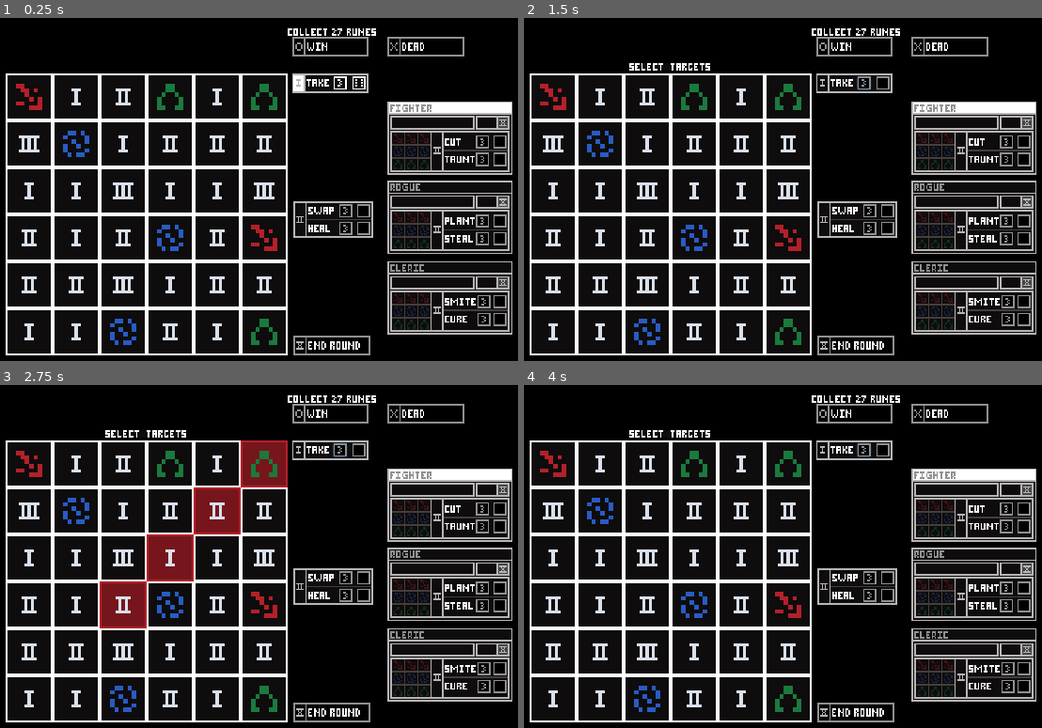
Above: before the commit, frames 1-4 (two rows, left to right).
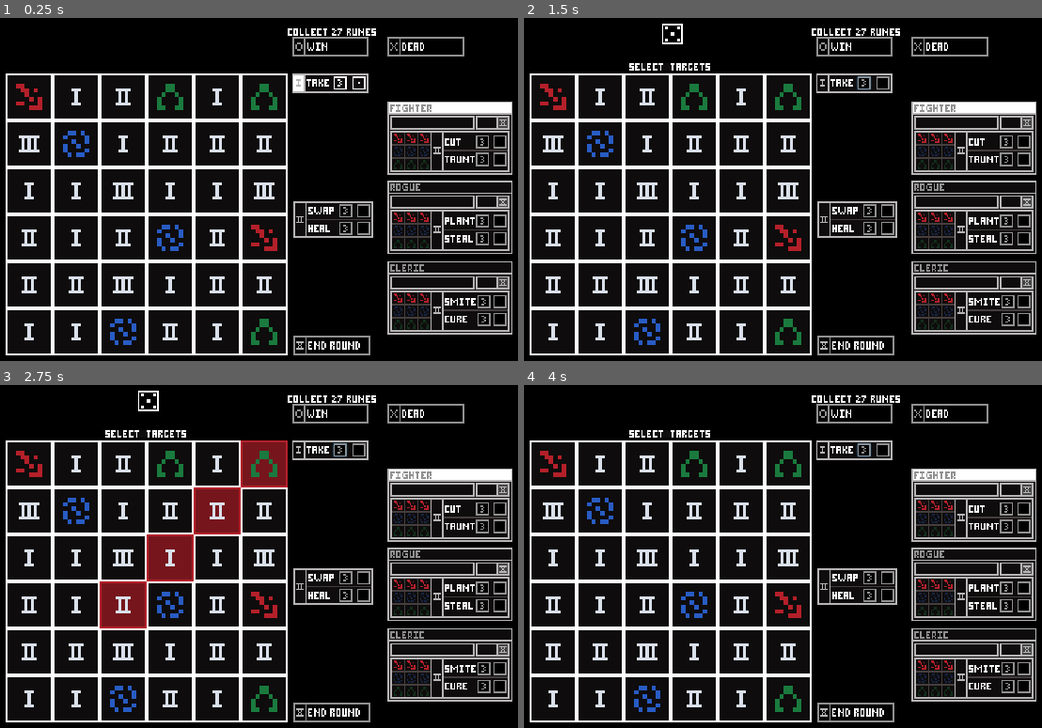
Above: after the commit, the same moments.

Repository: Lasenist/BonesWillRoll
Game: Godot game, scene res://level/play_scene.tscn
The game is run twice, just before and just after one commit, with the same random seed, the same clock (stepped at 60 frames per second) and the same inputs.
Inputs (mouse positions are in pixels of both pictures, inside the frame that each line leads up to):
- Up to frame 1 (0.25 s): no input
- Up to frame 2 (1.5 s): click (881, 83) at 0.5 s; click (865, 83) at 1.27 s
- Up to frame 3 (2.75 s): tap Enter at 2 s; move the mouse to (145, 580) at 2.02 s; hold E (rotate_selection_right) from 2.03 s (still down); click (145, 580) at 2.17 s
- Up to frame 4 (4 s): tap Space at 2.75 s; move the mouse to (622, 604) at 2.77 s; release E (rotate_selection_right) at 2.78 s; hold Q (rotate_selection_left) 2.78-3.53 s; tap Enter at 3.5 s; move the mouse to (850, 484) at 3.52 s; hold E (rotate_selection_right) from 3.53 s (still down)

The runs differ from the first frame. In frame 1, 0.2% of the frame differs, in the area x 68-83%, y 17-84%; in frame 2, 0.3%, in the area x 26-83%, y 1-84%; in frame 3, 0.3%; in frame 4, 0.2%.

Commit message:
improve dice rolling

Diff:
--- a/UI/adventurer/adventurer.gd
+++ b/UI/adventurer/adventurer.gd
@@ -33,7 +33,7 @@
 var is_dead = true
 var is_injured = true
 
-var red_rune_count = 0
+var red_rune_count = 3
 var blue_rune_count = 0
 var green_rune_count = 0
 
--- a/UI/dice/dice_button.gd
+++ b/UI/dice/dice_button.gd
@@ -5,6 +5,7 @@
 
 signal dice_rolled
 
+signal show_dice_roll_result
 
 # Declare member variables here. Examples:
 # var a = 2
@@ -25,19 +26,23 @@
 func _process(delta):
 	dice.visible = !self.disabled
 
-	if is_waiting_to_show_result && animated_sprite.frame == result - 1:
-		animated_sprite.stop()
-		is_waiting_to_show_result = false
-		yield(get_tree().create_timer(1),"timeout")
-		emit_signal("dice_rolled", result)
-		animated_sprite.play()
-		disabled = true
-		result = null
-		pass
+#	if is_waiting_to_show_result && animated_sprite.frame == result - 1:
+#		animated_sprite.stop()
+#		is_waiting_to_show_result = false
+#		yield(get_tree().create_timer(1),"timeout")
+#		emit_signal("dice_rolled", result)
+#		animated_sprite.play()
+#		disabled = true
+#		result = null
+#		pass
 
 
 func _on_dice_button_pressed():
 	if !is_waiting_to_show_result :
-		is_waiting_to_show_result = true
+
 		result = RNGTools.randi_range(1, 6)
+		emit_signal("dice_rolled", result)
+		emit_signal("show_dice_roll_result", result)
+		disabled = true
+		result = null
 	pass # Replace with function body.
--- a/UI/dice/dice_button.tscn
+++ b/UI/dice/dice_button.tscn
@@ -7,7 +7,7 @@
 [sub_resource type="DynamicFont" id=3]
 size = 1
 
-[node name="dice_button" type="Button"]
+[node name="dice_button" type="Button" groups=["dice_button"]]
 margin_right = 9.0
 margin_bottom = 9.0
 theme = ExtResource( 2 )
@@ -22,7 +22,7 @@
 [node name="dice" parent="." instance=ExtResource( 1 )]
 
 [node name="AnimatedSprite" parent="dice" index="0"]
-frame = 4
+frame = 5
 
 [connection signal="pressed" from="." to="." method="_on_dice_button_pressed"]
 
--- a/level/play_scene.gd
+++ b/level/play_scene.gd
@@ -204,10 +204,14 @@
 
 # SWAP DICE
 func _on_abilities_action_box_swap_dice_pressed(result : int):
-	current_selection_wait = SelectionWait.SWAP
-	field.selected_amount_to_reach = result
-	field.is_multi_select_allowed = true
-	current_state = GameState.END_ROUND_TWO
+	if result != 1 :
+		current_selection_wait = SelectionWait.SWAP
+		field.selected_amount_to_reach = result
+		field.is_multi_select_allowed = true
+		current_state = GameState.END_ROUND_TWO
+		return
+	current_state = GameState.END_ROUND
+	return
 
 func _on_field_post_swap_made():
 	current_state = GameState.END_ROUND
--- a/level/play_scene.tscn
+++ b/level/play_scene.tscn
@@ -16,6 +16,40 @@
 [ext_resource path="res://UI/collect_runes.png" type="Texture" id=14]
 [ext_resource path="res://bones_loop.wav" type="AudioStream" id=15]
 [ext_resource path="res://UI/dead.png" type="Texture" id=16]
+[ext_resource path="res://UI/dice/dice.tscn" type="PackedScene" id=17]
+
+[sub_resource type="GDScript" id=1]
+script/source = "extends Control
+
+
+# Declare member variables here. Examples:
+# var a = 2
+# var b = \"text\"
+
+
+# Called when the node enters the scene tree for the first time.
+func _ready():
+
+	for dice_button in get_tree().get_nodes_in_group(\"dice_button\"):
+		dice_button.connect(\"show_dice_roll_result\", self, \"_on_show_dice_roll_result\")
+		pass
+
+	visible = false
+	pass # Replace with function body.
+
+func _process(delta):
+	pass
+
+
+func _on_show_dice_roll_result(result : int):
+	visible = true
+	$dice/AnimatedSprite.stop()
+	$dice/AnimatedSprite.frame = result - 1
+	yield(get_tree().create_timer(3), \"timeout\")
+	visible = false
+	$dice/AnimatedSprite.play()
+	pass
+"
 
 [node name="game" type="Control"]
 anchor_right = 1.0
@@ -182,6 +216,47 @@
 
 [node name="AudioStreamPlayer" type="AudioStreamPlayer" parent="."]
 stream = ExtResource( 15 )
+
+[node name="Control2" type="Control" parent="."]
+margin_left = 167.0
+margin_top = 5.0
+margin_right = 207.0
+margin_bottom = 45.0
+script = SubResource( 1 )
+__meta__ = {
+"_edit_use_anchors_": false
+}
+
+[node name="dice" parent="Control2" instance=ExtResource( 17 )]
+position = Vector2( 10, 13 )
+scale = Vector2( 2, 2 )
+
+[node name="AnimatedSprite" parent="Control2/dice" index="0"]
+frame = 2
+
+[node name="ColorRect" type="ColorRect" parent="Control2"]
+margin_left = 12.0
+margin_top = 16.0
+margin_right = 13.0
+margin_bottom = 28.0
+
+[node name="ColorRect2" type="ColorRect" parent="Control2"]
+margin_left = 12.0
+margin_top = 28.0
+margin_right = 26.0
+margin_bottom = 29.0
+
+[node name="ColorRect3" type="ColorRect" parent="Control2"]
+margin_left = 25.0
+margin_top = 16.0
+margin_right = 26.0
+margin_bottom = 28.0
+
+[node name="ColorRect4" type="ColorRect" parent="Control2"]
+margin_left = 12.0
+margin_top = 15.0
+margin_right = 26.0
+margin_bottom = 16.0
 
 [connection signal="post_selection_made" from="Control/field" to="." method="_on_field_post_selection_made"]
 [connection signal="post_swap_made" from="Control/field" to="." method="_on_field_post_swap_made"]
@@ -214,3 +289,5 @@
 [connection signal="ability_spend" from="cleric/cleric_cure_action" to="cleric" method="_on_cleric_cure_action2_ability_spend"]
 [connection signal="cure_dice_pressed" from="cleric/cleric_cure_action" to="." method="_on_cleric_cure_action_cure_dice_pressed"]
 [connection signal="cure_three_pressed" from="cleric/cleric_cure_action" to="." method="_on_cleric_cure_action_cure_three_pressed"]
+
+[editable path="Control2/dice"]
Not shown: 1 places in level/play_scene.tscn that only renumber resources
